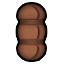
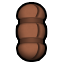
The second 64×64 image is a revision of the first. Changes to its layers:
painted on "Shape 11" over [left=17, top=3, right=46, bottom=60]
